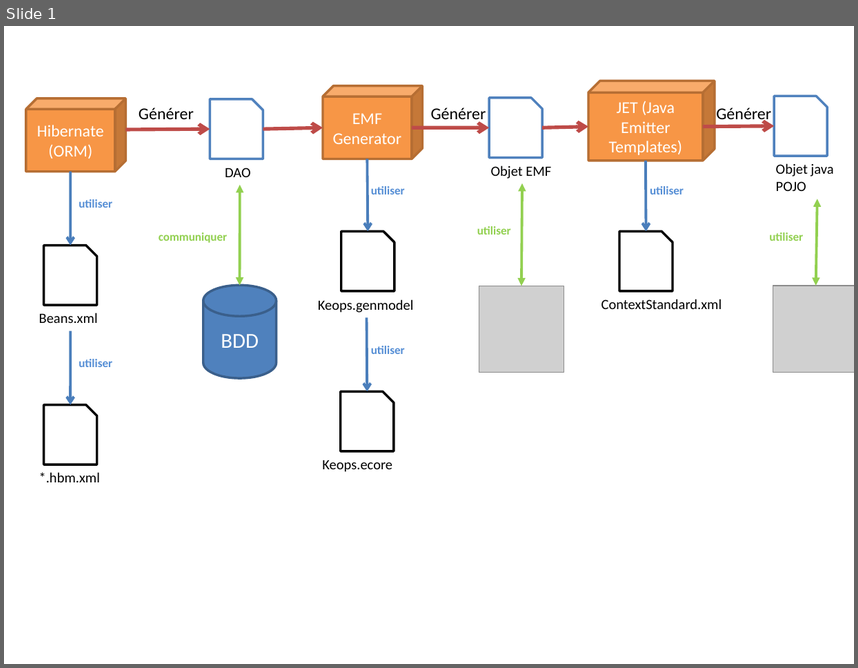
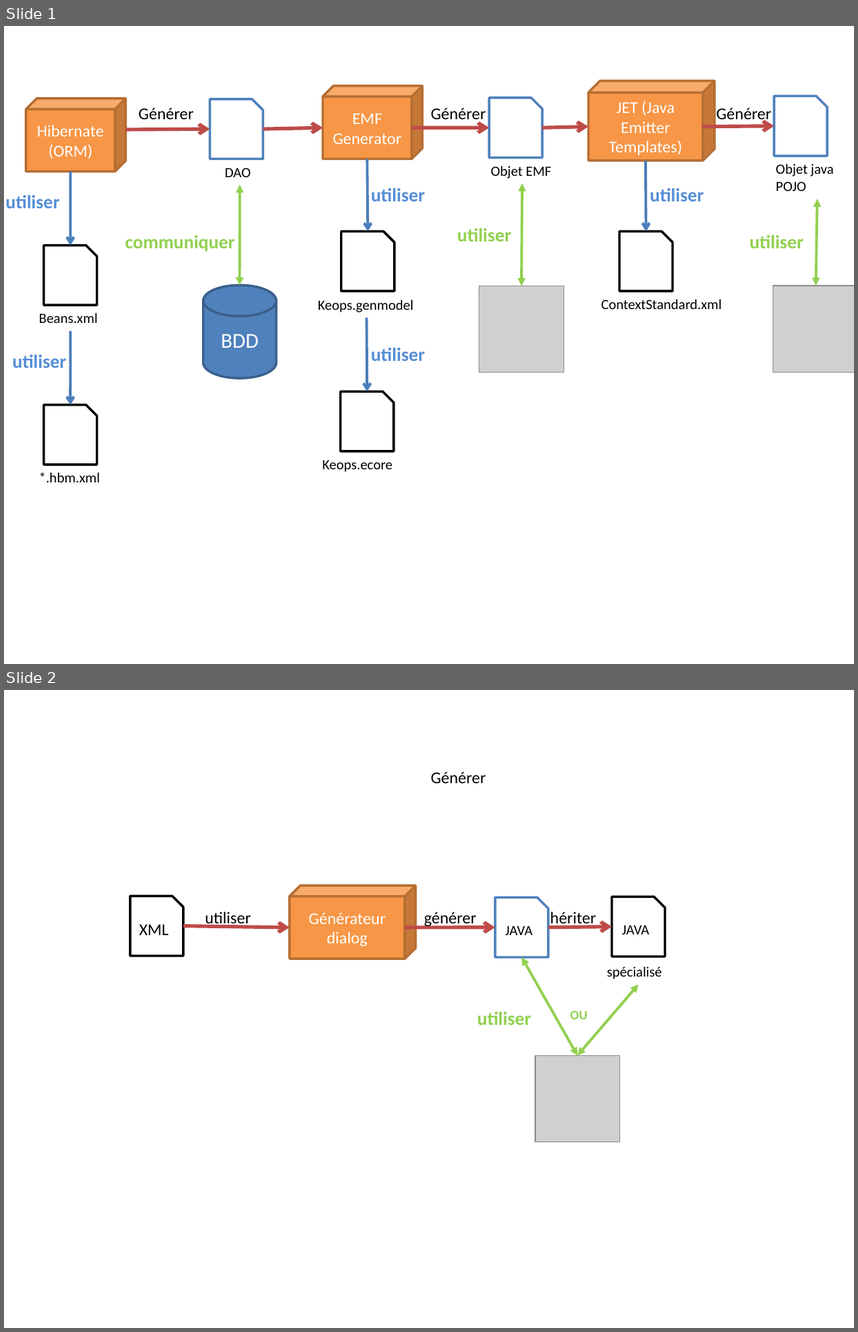
Before and after one commit to softreaver/documents_cnam, a slide deck: Experience_pro/Mémoire-XLM/mise_en_oeuvre_keops.pptx. Shown one above the other, each under a label of ours: slide 1 before the commit, slides 1 and 2 after it. The pictures are 858x668 and 858x1332 pixels, drawn with LibreOffice and Linux fonts; fonts in the diff are those of the drawing; grey boxes stand for pictures. Boxes give left, top, right and bottom in pixels: in the first picture for what was removed or moved away, otherwise in the second. Text is boxed around its words. In the diff, an @@ line names an element or a change of style, - is before the commit and + after.

```diff
--- a/Experience_pro/Mémoire-XLM/mise_en_oeuvre_keops.pptx
+++ b/Experience_pro/Mémoire-XLM/mise_en_oeuvre_keops.pptx
@@ slide 2 added at (4, 690, 854, 1328), background #FFFFFF @@
@@ text added at (431, 771, 486, 783), 14 pt, text #000000 @@
+Générer
@@ snip rect added at (130, 896, 183, 955), fill #FFFFFF, outline #000000 2 pt, 14 pt, text #000000 @@
+XML
@@ cube added at (290, 885, 415, 958), fill #F79646, outline #B76F34 2 pt, 14 pt, text #FFFFFF @@
+Générateur dialog
@@ snip rect added at (612, 896, 665, 956), fill #FFFFFF, outline #000000 2 pt, 12 pt, text #000000 @@
+JAVA
@@ text added at (205, 911, 251, 927), 14 pt, text #000000 @@
+utiliser
@@ text added at (424, 911, 477, 927), 14 pt, text #000000 @@
+générer
@@ snip rect added at (495, 898, 549, 957), fill #FFFFFF, outline #4F81BD 2 pt, 12 pt, text #000000 @@
+JAVA
@@ text added at (550, 911, 596, 927), 14 pt, text #000000 @@
+hériter
@@ arrow added from (183, 925) to (290, 927), #BF4C48 3 pt @@
@@ arrow added from (406, 927) to (495, 927), #BF4C48 3 pt @@
@@ arrow added from (548, 927) to (612, 926), #BF4C48 3 pt @@
@@ double arrow added from (578, 1056) to (522, 957), #92D050 2.25 pt @@
@@ text added at (607, 966, 662, 979), 12 pt, text #000000 @@
+spécialisé
@@ double arrow added from (578, 1056) to (638, 984), #92D050 2.25 pt @@
@@ text added at (477, 1012, 531, 1025), 16 pt, text #92D050, bold @@
+utiliser
@@ text added at (570, 1010, 588, 1019), 11 pt, text #92D050, bold @@
+OU
@@ picture added at (535, 1056, 619, 1142) @@
@@ slide 1 changed as well @@
@@ size 10 to 16 pt in 8 elements at (750, 235, 804, 248), (371, 188, 425, 201), (457, 228, 511, 241), (371, 348, 425, 361), (125, 235, 235, 252), (12, 354, 66, 368), (650, 188, 704, 201), (5, 195, 59, 208) @@
@@ text "utiliser": place and size @@
-text "utiliser" at (79, 199, 112, 207)
+text "utiliser" at (5, 195, 59, 208)
@@ text "communiquer": place and size @@
-text "communiquer" at (159, 232, 227, 243)
+text "communiquer" at (125, 235, 235, 252)
@@ text "utiliser": place and size @@
-text "utiliser" at (477, 226, 511, 234)
+text "utiliser" at (457, 228, 511, 241)
@@ text "utiliser": place and size @@
-text "utiliser" at (769, 232, 803, 241)
+text "utiliser" at (750, 235, 804, 248)
@@ text "utiliser": place and size @@
-text "utiliser" at (79, 359, 112, 367)
+text "utiliser" at (12, 354, 66, 368)
```
Also in this commit, not shown: 1 slide removed, 1 other file.
